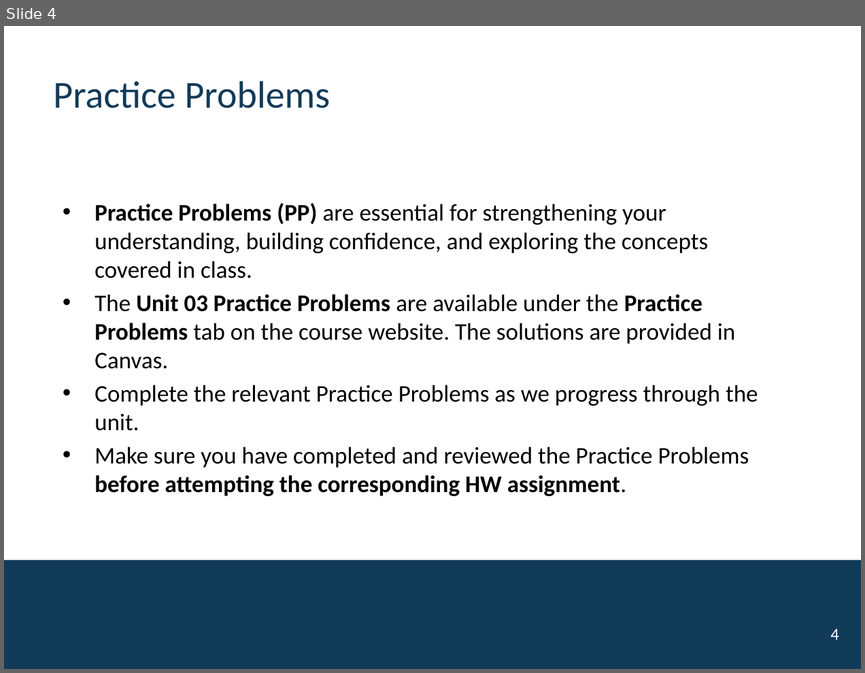
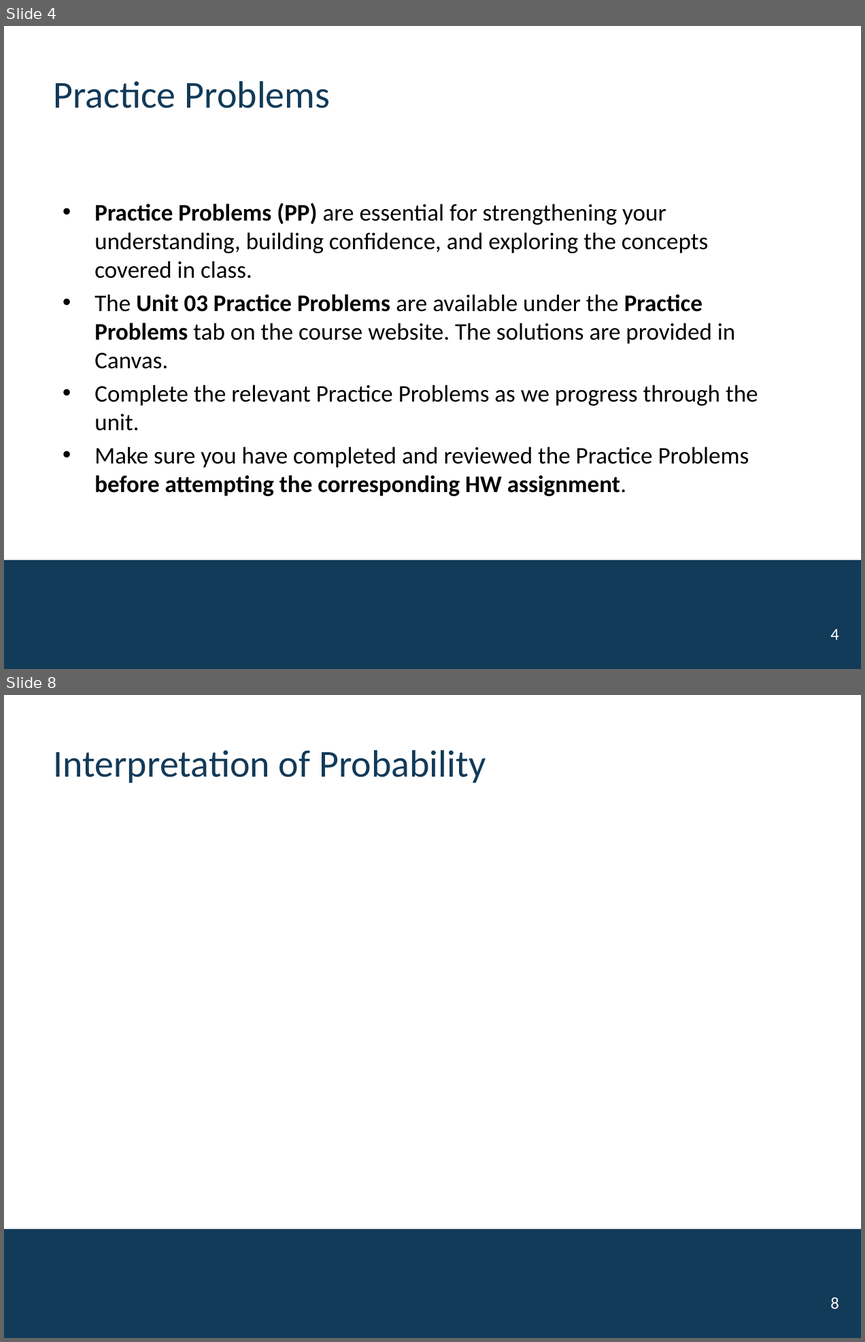
Before and after one commit to mutasim221B/CWRU-STAT-312-Fall-26, a slide deck: docs/activities/Unit-03-Probability.pptx. Shown one above the other, each under a label of ours: slide 4 before the commit, slides 4 and 8 after it; the slides between them are not shown. The pictures are 865x673 and 865x1342 pixels, drawn with LibreOffice and Linux fonts; fonts in the diff are those of the drawing; background and template pictures are left out. Boxes give left, top, right and bottom in pixels: in the first picture for what was removed or moved away, otherwise in the second. Text is boxed around its words. In the diff, an @@ line names an element or a change of style, - is before the commit and + after.

```diff
--- a/docs/activities/Unit-03-Probability.pptx
+++ b/docs/activities/Unit-03-Probability.pptx
@@ slide 8 added at <box>4,695,861,1338</box>, background #FFFFFF; not listed: 1 template element that a slide beside it also shows @@
@@ title added at <box>53,750,485,783</box>, 32 pt, text #123A59 @@
+Interpretation of Probability
@@ page number added at <box>830,1297,838,1308</box>, 14 pt, text #FFFFFF @@
+8
```
Also in this commit, not shown: 4 other slides added, 8 other files.
